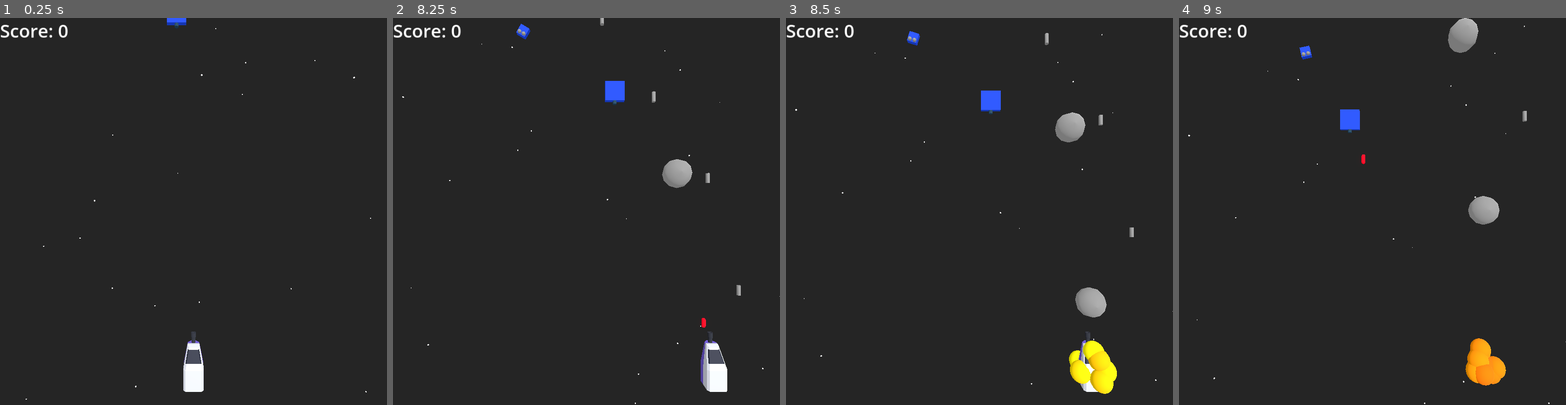
Above: before the commit, frames 1-4 (left to right).
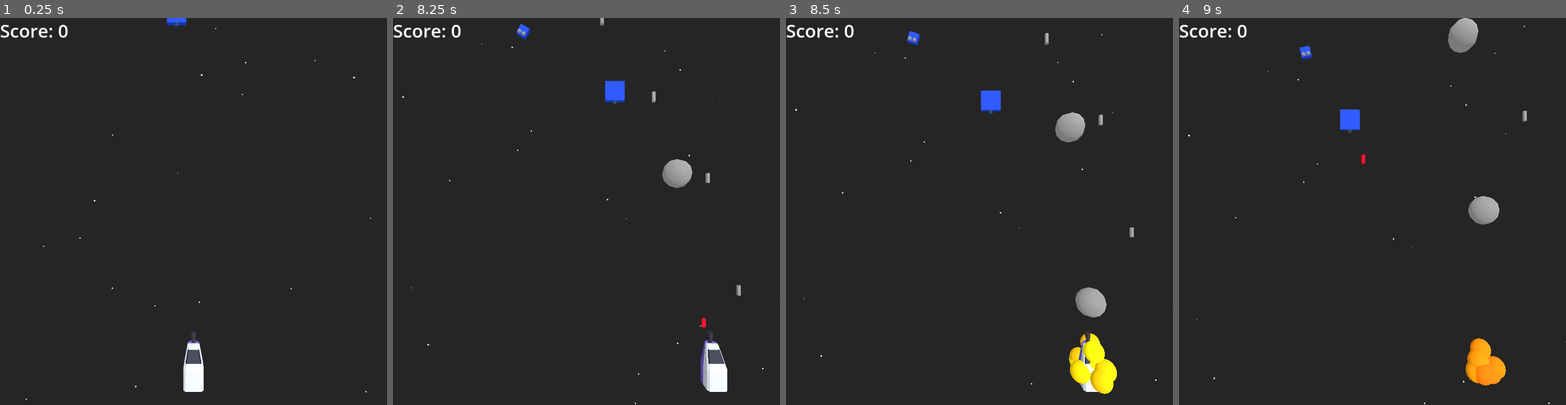
Above: after the commit, the same moments.

Repository: doctor-g/LD56
Game: Godot game, scene res://world/world.tscn
Two runs of this game, one before a commit and one after it. Both use one fixed random seed, a clock stepped at 60 frames per second and the inputs below.
Inputs (mouse positions are in pixels of both pictures, inside the frame that each line leads up to):
- Up to frame 1 (0.25 s): no input
- Up to frame 2 (8.25 s): move the mouse to (671, 192) at 0.52 s; hold D (move_right) 0.53-1.28 s; hold Space (fire) 0.53-1.28 s; tap X (launch_bubble) at 0.8, 1.35, 2.3, 2.85, 3.8, 4.35, 5.3, 5.85, 6.8, 7.35 s; move the mouse to (509, 230) at 1.27 s; hold A (move_left) 1.28-2.03 s; tap Space (fire) every 1.5 s from 1.55 to 7.55 s; move the mouse to (625, 126) at 2.02 s; hold Space (fire) 2.03-2.78 s; hold D (move_right) 2.03-3.53 s; move the mouse to (567, 288) at 2.77 s; move the mouse to (702, 269) at 3.52 s; hold Space (fire) 3.53-4.28 s; hold A (move_left) 3.53-5.78 s; move the mouse to (470, 153) at 4.27 s; move the mouse to (605, 211) at 5.02 s; hold Space (fire) 5.03-5.78 s; move the mouse to (528, 114) at 5.77 s; hold D (move_right) 5.78-8.03 s; move the mouse to (671, 192) at 6.52 s; hold Space (fire) 6.53-7.28 s; move the mouse to (509, 230) at 7.27 s; move the mouse to (625, 126) at 8.02 s; hold A (move_left) from 8.03 s (still down); hold Space (fire) from 8.03 s (still down)
- Up to frame 3 (8.5 s): keep holding A (move_left); keep holding Space (fire); tap X (launch_bubble) at 8.3 s
- Up to frame 4 (9 s): keep holding A (move_left); move the mouse to (1353, 288) at 8.77 s; release Space (fire) at 8.78 s; tap X (launch_bubble) at 8.85 s

Frames 1-2 are identical in both runs. In frame 3, 0.3% of the frame differs, in the area x 73-84%, y 81-95%; in frame 4, nothing differs.

Commit message:
Add sound effects

Diff:
--- /dev/null
+++ b/project/common/sfx.gd
@@ -0,0 +1,92 @@
+extends Node2D
+
+const POPS := [
+	preload("res://common/pop1.wav"),
+	preload("res://common/pop2.wav"),
+	preload("res://common/pop3.wav"),
+	preload("res://common/pop4.wav"),
+]
+
+const PICKUPS := [
+	preload("res://common/pickup1.wav"),
+	preload("res://common/pickup2.wav"),
+	preload("res://common/pickup3.wav"),
+	preload("res://common/pickup4.wav"),
+	preload("res://common/pickup5.wav"),
+]
+
+const DEATHS := [
+	preload("res://common/death1.wav"),
+	preload("res://common/death2.wav"),
+	preload("res://common/death3.wav"),
+	preload("res://common/death4.wav"),
+	preload("res://common/death5.wav"),
+	preload("res://common/death6.wav"),
+]
+
+const LASERS := [
+	preload("res://common/laser.wav"),
+]
+
+const ENEMY_LASERS := [
+	preload("res://common/enemy_laser.wav"),
+]
+
+const BUBBLES := [
+	preload("res://common/bubble.wav"),
+]
+
+const PLAYER_EXPLOSION := [
+	preload("res://common/player_explosion.wav"),
+]
+
+const BREAKAPART := [
+	preload("res://common/breakapart.wav"),
+]
+
+var _players : Array[AudioStreamPlayer] = []
+
+func play_pop() -> void:
+	_play_from(POPS)
+
+
+func play_pickup() -> void:
+	_play_from(PICKUPS)
+
+
+func play_death() -> void:
+	_play_from(DEATHS)
+
+
+func play_laser() -> void:
+	_play_from(LASERS)
+
+
+func play_enemy_laser() -> void:
+	_play_from(ENEMY_LASERS)
+
+
+func play_bubble() -> void:
+	_play_from(BUBBLES)
+
+
+func play_player_explosion() -> void:
+	_play_from(PLAYER_EXPLOSION)
+
+
+func play_break_apart() -> void:
+	_play_from(BREAKAPART)
+
+
+func _play_from(array : Array) -> void:
+	var player : AudioStreamPlayer
+	if _players.is_empty():
+		player = AudioStreamPlayer.new()
+		add_child(player)
+	else:
+		player = _players.pop_back()
+	player.stream = array.pick_random()
+	player.pitch_scale = randfn(1.0, 0.05)
+	player.play()
+	await player.finished
+	_players.append(player)
--- /dev/null
+++ b/project/common/sfx.tscn
@@ -0,0 +1,6 @@
+[gd_scene load_steps=2 format=3 uid="uid://d038bssln3euj"]
+
+[ext_resource type="Script" path="res://common/sfx.gd" id="1_g4g0d"]
+
+[node name="Sfx" type="Node2D"]
+script = ExtResource("1_g4g0d")
--- a/project/critters/square_critter.gd
+++ b/project/critters/square_critter.gd
@@ -46,7 +46,7 @@
 
 
 func damage() -> void:
-	print("BLEP")
+	Sfx.play_death()
 	queue_free()
 
 
--- a/project/enemies/square_enemy.gd
+++ b/project/enemies/square_enemy.gd
@@ -26,6 +26,7 @@
 		critter.reparent(get_tree().root)
 		critter.top_level = true
 	destroyed.emit()
+	Sfx.play_break_apart()
 	queue_free()
 
 
@@ -40,6 +41,7 @@
 	get_parent().add_child(bullet)
 	bullet.global_position = $MuzzleMarker.global_position
 	bullet.top_level = true
+	Sfx.play_enemy_laser()
 	_prepare_next_shot()
 
 
--- a/project/player_ship/bubble.gd
+++ b/project/player_ship/bubble.gd
@@ -21,7 +21,10 @@
 
 
 func _on_body_entered(body: Node3D) -> void:
-	if body.is_in_group("critters"):
+	# The extra null check is required since turning off collisions is
+	# deferred.
+	if body.is_in_group("critters") and _captured_critter == null:
+		Sfx.play_pickup()
 		body.capture()
 		body.reparent(self)
 		$CollisionShape3D.set_deferred("disabled", false)
@@ -29,5 +32,5 @@
 		_captured_critter.top_level = false
 		$CSGSphere3D.material.albedo_color.r = 255
 	else:
-		print("Pop!")
+		Sfx.play_pop()
 		queue_free()
--- a/project/player_ship/player_ship.gd
+++ b/project/player_ship/player_ship.gd
@@ -29,6 +29,7 @@
 		get_parent().add_child(projectile)
 		projectile.global_position = $MuzzleMarker.global_position
 		_can_fire = false
+		Sfx.play_laser()
 		$ShotTimer.start()
 
 	if Input.is_action_just_pressed("launch_bubble") and _can_bubble:
@@ -36,6 +37,7 @@
 		get_parent().add_child(bubble)
 		bubble.global_position = $MuzzleMarker.global_position
 		_can_bubble = false
+		Sfx.play_bubble()
 		$BubbleTimer.start()
 
 
@@ -43,6 +45,7 @@
 	if not _alive:
 		return
 
+	Sfx.play_player_explosion()
 	_alive = false
 	$CollisionShape3D.set_deferred("disabled", true)
 	$ExplosionParticles.visible = true
--- a/project/project.godot
+++ b/project/project.godot
@@ -14,6 +14,10 @@
 run/main_scene="res://world/world.tscn"
 config/features=PackedStringArray("4.3", "Forward Plus")
 config/icon="res://icon.svg"
+
+[autoload]
+
+Sfx="*res://common/sfx.tscn"
 
 [display]
 
Not shown, added: project/common/breakapart.wav.import
Not shown, added: project/common/bubble.wav.import
Not shown, added: project/common/death1.wav.import
Not shown, added: project/common/death2.wav.import
Not shown, added: project/common/death3.wav.import
Not shown, added: project/common/death4.wav.import
Not shown, added: project/common/death5.wav.import
Not shown, added: project/common/death6.wav.import
Not shown, added: project/common/enemy_laser.wav.import
Not shown, added: project/common/laser.wav.import
Not shown, added: project/common/pickup1.wav.import
Not shown, added: project/common/pickup2.wav.import
(and 31 more such lines)
